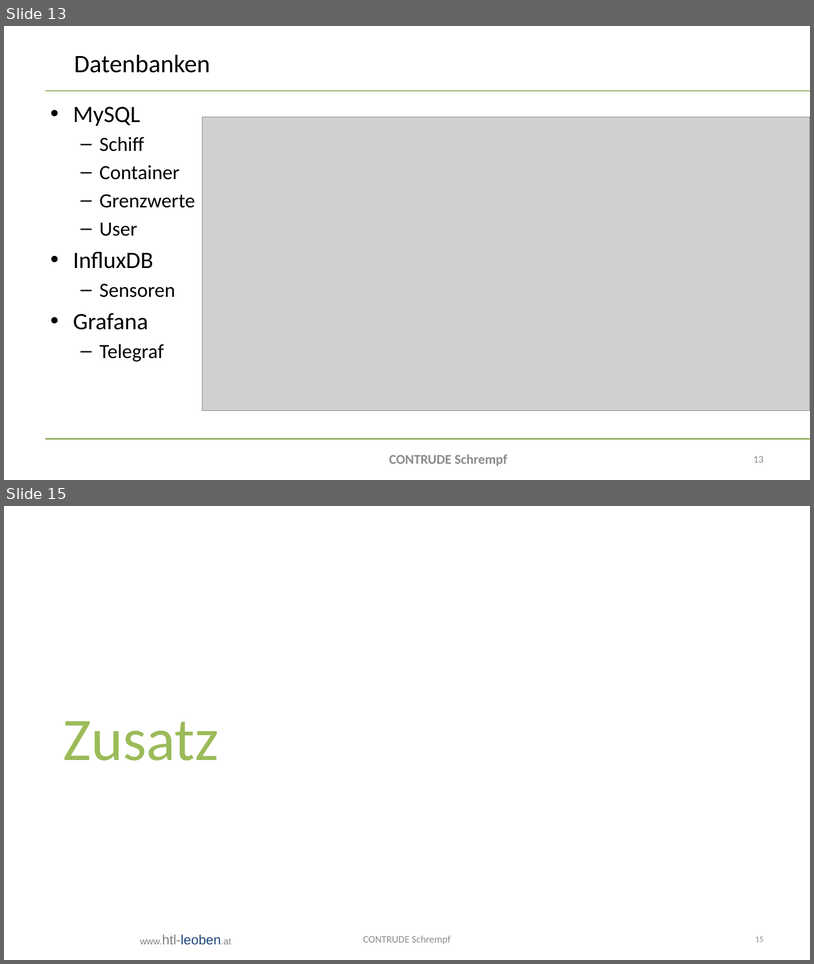
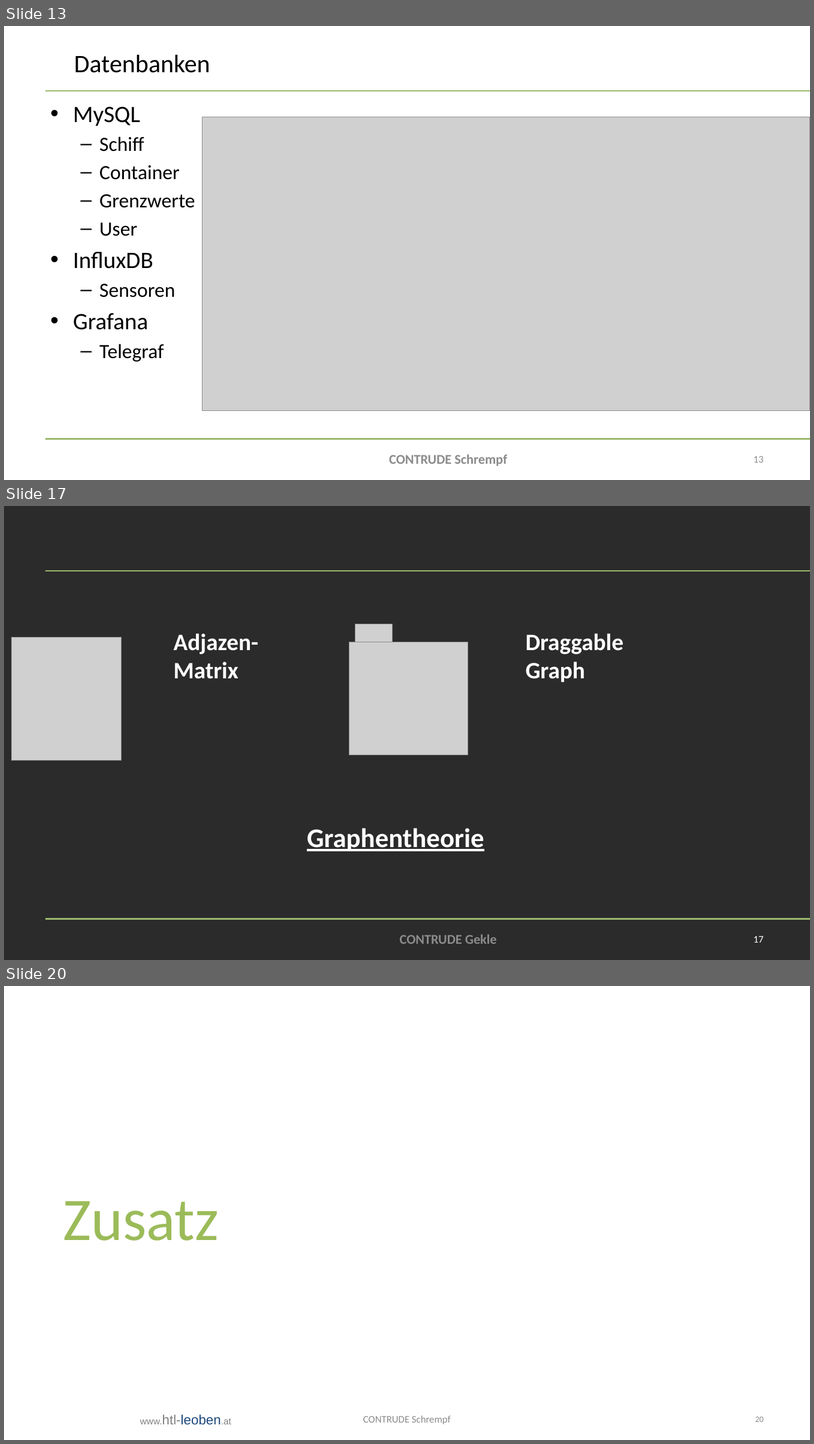
Before and after one commit to bitsneak/Contrude, a slide deck: Diplomarbeit/doc/Presentations/DA-Präsentation2025-Verteidigung.pptx. Shown one above the other, each under a label of ours: slides 13 and 15 before the commit, slides 13, 17 and 20 after it; the slides between them are not shown. The pictures are 814x964 and 814x1444 pixels, drawn with LibreOffice and Linux fonts; fonts in the diff are those of the drawing; grey boxes stand for pictures; background and template pictures are left out; a plain dark background stands for a picture behind light text. Boxes give left, top, right and bottom in pixels: in the first picture for what was removed or moved away, otherwise in the second. Text is boxed around its words. In the diff, an @@ line names an element or a change of style, - is before the commit and + after.

Commit message:
Updated Gekle part of final DA PP

```diff
--- a/Diplomarbeit/doc/Presentations/DA-Präsentation2025-Verteidigung.pptx
+++ b/Diplomarbeit/doc/Presentations/DA-Präsentation2025-Verteidigung.pptx
@@ slide 17 added at (4, 506, 810, 960), background picture (left out); not listed: 2 template elements that a slide beside it also shows @@
@@ picture added at (356, 624, 392, 661) @@
@@ picture added at (12, 637, 122, 760) @@
@@ text added at (174, 633, 259, 679), 28 pt, text #FFFFFF, bold @@
+Adjazen-Matrix
@@ picture added at (349, 642, 468, 755) @@
@@ text added at (526, 633, 624, 682), 28 pt, text #FFFFFF, bold @@
+Draggable Graph
@@ text added at (307, 828, 484, 851), 32 pt, text #FFFFFF, bold, underline @@
+Graphentheorie
@@ text added at (400, 934, 497, 943), 16 pt, text #8C8C8C, bold @@
+CONTRUDE Gekle
@@ page number added at (754, 936, 764, 942), 12 pt, text #FFFFFF @@
+17
@@ what was slide 15 is now slide 20 @@
@@ page number at (756, 1416, 764, 1422): text changed @@
-15
+20
```
Also in this commit, not shown: 2 slides changed, 4 other slides added.
